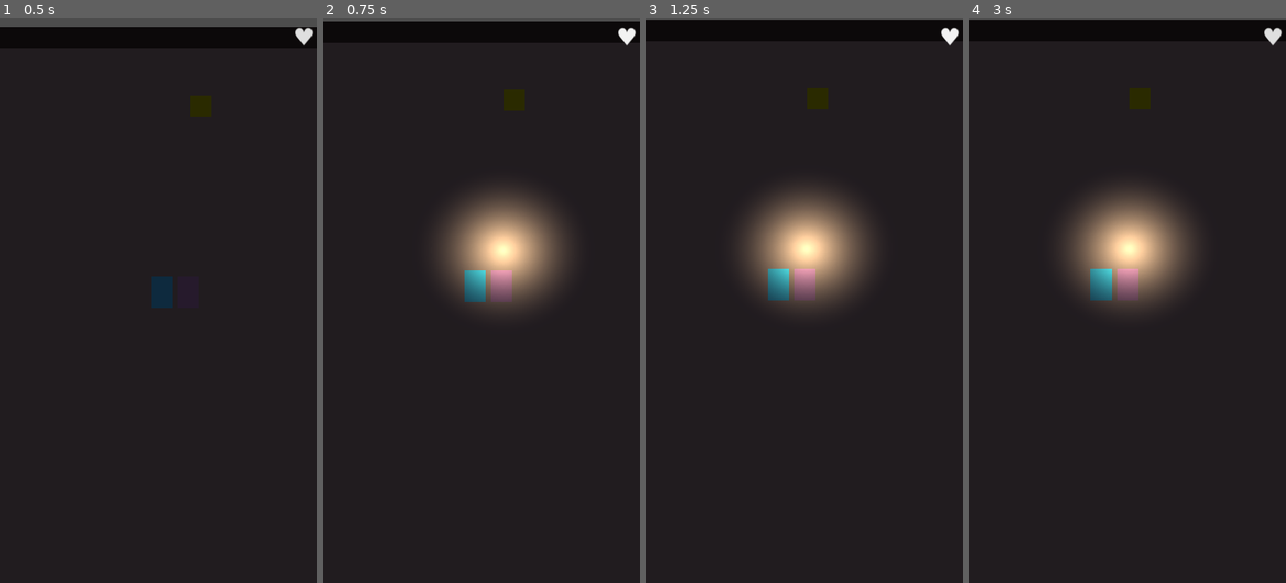
Above: before the commit, frames 1-4 (left to right).
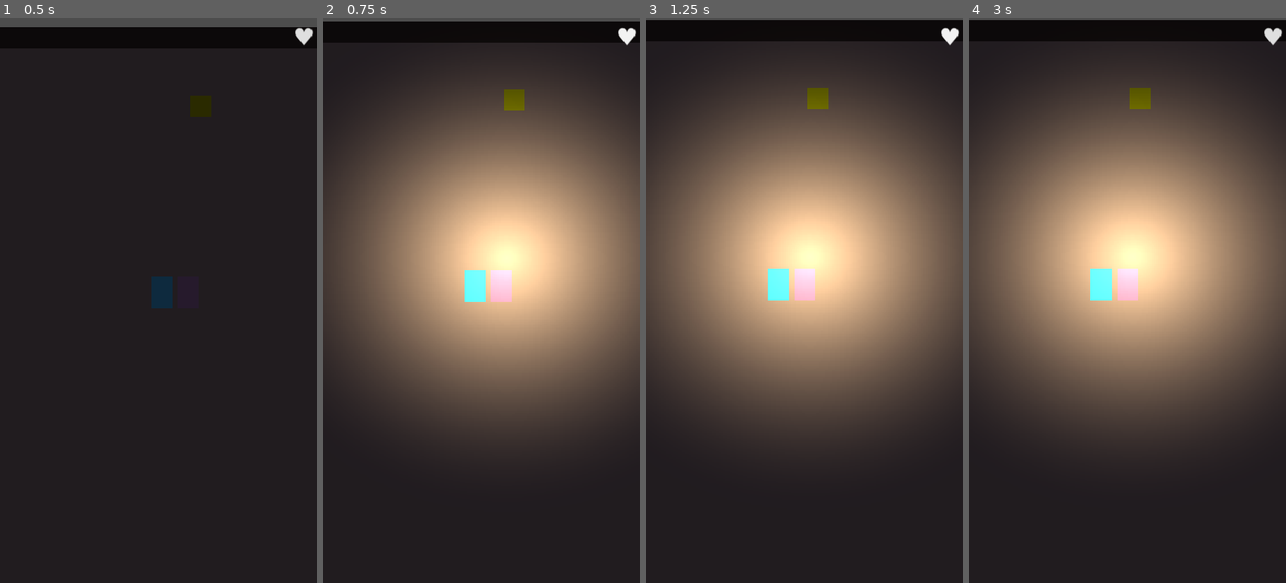
Above: after the commit, the same moments.

Repository: nicky-nix/the-pieces-of-us--together
Game: Godot game, scene res://scenes/main.tscn
Same seed, same stepped clock (60 frames per second), same inputs: the game is played once before the commit and once after it.
Inputs (mouse positions are in pixels of both pictures, inside the frame that each line leads up to):
- Up to frame 1 (0.5 s): no input
- Up to frame 2 (0.75 s): click "♥" at 0.5 s
- Up to frame 3 (1.25 s): no input
- Up to frame 4 (3 s): click "♥" at 1.25 s; click "♥" at 2 s; move the mouse to (1140, 97) at 2.77 s; click (1140, 97) at 2.92 s

Frame 1 is identical in both runs. In frame 2, 56% of the frame differs, in the area x 0-100%, y 10-75%; in frame 3, 57%; in frame 4, 57%.

Commit message:
Reapply "complete room designs, puzzles, and end-to-end playtest"
This reverts commit ae01dcb91c26f867f3d4470602ac1fe30d9e5e92.

Diff:
--- a/scenes/crate.tscn
+++ b/scenes/crate.tscn
@@ -5,7 +5,7 @@
 [sub_resource type="RectangleShape2D" id="RectangleShape2D_8hhd1"]
 size = Vector2(32, 32)
 
-[node name="Crate" type="CharacterBody2D" unique_id=97980513]
+[node name="Crate" type="CharacterBody2D" unique_id=97980513 groups=["crate"]]
 script = ExtResource("1_b66cd")
 
 [node name="CollisionShape2D" type="CollisionShape2D" parent="." unique_id=1458974163]
--- a/scenes/her.tscn
+++ b/scenes/her.tscn
@@ -8,8 +8,6 @@
 height = 40.0
 
 [node name="Her" type="CharacterBody2D" unique_id=837006307 groups=["player"]]
-collision_layer = 8
-collision_mask = 17
 script = ExtResource("1_y8ilm")
 
 [node name="Sprite" type="ColorRect" parent="." unique_id=1874769045]
@@ -32,3 +30,4 @@
 range_z_min = -4096
 range_z_max = 4096
 texture = ExtResource("2_lwl7x")
+texture_scale = 3.0
--- a/scenes/key.tscn
+++ b/scenes/key.tscn
@@ -6,8 +6,6 @@
 size = Vector2(24, 24)
 
 [node name="Key" type="Area2D" unique_id=28582528]
-collision_layer = 16
-collision_mask = 0
 script = ExtResource("1_yk2u2")
 
 [node name="CollisionShape2D" type="CollisionShape2D" parent="." unique_id=1537449156]
--- a/scenes/player.tscn
+++ b/scenes/player.tscn
@@ -7,8 +7,6 @@
 height = 40.0
 
 [node name="Player" type="CharacterBody2D" unique_id=837006307 groups=["player"]]
-collision_layer = 2
-collision_mask = 25
 script = ExtResource("1_3vyb7")
 
 [node name="Sprite" type="ColorRect" parent="." unique_id=1874769045]
@@ -22,3 +20,12 @@
 shape = SubResource("CapsuleShape2D_u8vuu")
 
 [node name="NavigationAgent2D" type="NavigationAgent2D" parent="." unique_id=86853928]
+
+[node name="PushArrow" type="Label" parent="." unique_id=1651537786]
+visible = false
+offset_left = -11.0
+offset_top = -84.0
+offset_right = 29.0
+offset_bottom = -50.0
+theme_override_font_sizes/font_size = 24
+text = "→"
--- a/scenes/pressure_switch.tscn
+++ b/scenes/pressure_switch.tscn
@@ -6,7 +6,6 @@
 size = Vector2(32, 32)
 
 [node name="PressureSwitch" type="Area2D" unique_id=867929733]
-collision_layer = 16
 script = ExtResource("1_juj5l")
 
 [node name="CollisionShape2D" type="CollisionShape2D" parent="." unique_id=807258584]
--- a/scenes/room_1.tscn
+++ b/scenes/room_1.tscn
@@ -21,9 +21,9 @@
 sources/1 = SubResource("TileSetAtlasSource_8oql1")
 
 [sub_resource type="NavigationPolygon" id="NavigationPolygon_xhekj"]
-vertices = PackedVector2Array(622, 876, -125.97656, 876, -124.02344, 19, 622, 19)
-polygons = Array[PackedInt32Array]([PackedInt32Array(0, 1, 2, 3)])
-outlines = Array[PackedVector2Array]([PackedVector2Array(-134, 9, 632, 9, 632, 886, -136, 886)])
+vertices = PackedVector2Array(-19.671875, 897.14844, -59.429688, 897.8203, -58.273438, 876, -18.960938, 876, -125.97656, 876, -124.02344, 19, 622, 19, 622, 876)
+polygons = Array[PackedInt32Array]([PackedInt32Array(0, 1, 2, 3), PackedInt32Array(2, 4, 5, 6), PackedInt32Array(3, 2, 6), PackedInt32Array(6, 7, 3)])
+outlines = Array[PackedVector2Array]([PackedVector2Array(-134, 9, 632, 9, 632, 886, -9.290802, 885.99976, -10, 907, -70, 908, -68.81714, 885.99994, -136, 886)])
 
 [sub_resource type="RectangleShape2D" id="RectangleShape2D_irjyx"]
 size = Vector2(60, 20)
@@ -39,8 +39,6 @@
 navigation_polygon = SubResource("NavigationPolygon_xhekj")
 
 [node name="ExitDoor" type="Area2D" parent="." unique_id=791718495]
-collision_layer = 16
-collision_mask = 0
 script = ExtResource("3_8oql1")
 
 [node name="CollisionShape2D" type="CollisionShape2D" parent="ExitDoor" unique_id=1341363070]
--- a/scenes/room_2.tscn
+++ b/scenes/room_2.tscn
@@ -28,7 +28,7 @@
 [sub_resource type="RectangleShape2D" id="RectangleShape2D_irjyx"]
 size = Vector2(60, 20)
 
-[node name="Room1" type="Node2D" unique_id=3083982]
+[node name="Room2" type="Node2D" unique_id=3083982]
 y_sort_enabled = true
 
 [node name="TileMapLayer" type="TileMapLayer" parent="." unique_id=1598035094]
@@ -41,8 +41,6 @@
 [node name="ExitDoor" type="Area2D" parent="." unique_id=791718495]
 visibility_layer = 2
 position = Vector2(1480, -1536)
-collision_layer = 16
-collision_mask = 0
 script = ExtResource("3_lsxps")
 metadata/_edit_group_ = true
 
--- a/scenes/room_3.tscn
+++ b/scenes/room_3.tscn
@@ -28,7 +28,7 @@
 [sub_resource type="RectangleShape2D" id="RectangleShape2D_irjyx"]
 size = Vector2(60, 20)
 
-[node name="Room1" type="Node2D" unique_id=3083982]
+[node name="Room3" type="Node2D" unique_id=3083982]
 y_sort_enabled = true
 
 [node name="TileMapLayer" type="TileMapLayer" parent="." unique_id=1598035094]
@@ -39,8 +39,6 @@
 navigation_polygon = SubResource("NavigationPolygon_xhekj")
 
 [node name="ExitDoor" type="Area2D" parent="." unique_id=791718495]
-collision_layer = 16
-collision_mask = 0
 script = ExtResource("3_6w2ej")
 
 [node name="CollisionShape2D" type="CollisionShape2D" parent="ExitDoor" unique_id=1341363070]
--- a/scenes/room_4.tscn
+++ b/scenes/room_4.tscn
@@ -26,7 +26,7 @@
 polygons = Array[PackedInt32Array]([PackedInt32Array(0, 1, 2, 3)])
 outlines = Array[PackedVector2Array]([PackedVector2Array(-134, 9, 632, 9, 632, 886, -136, 886)])
 
-[node name="Room1" type="Node2D" unique_id=3083982]
+[node name="Room4" type="Node2D" unique_id=3083982]
 y_sort_enabled = true
 
 [node name="TileMapLayer" type="TileMapLayer" parent="." unique_id=1598035094]
--- a/scenes/room_5.tscn
+++ b/scenes/room_5.tscn
@@ -24,14 +24,14 @@
 sources/1 = SubResource("TileSetAtlasSource_8oql1")
 
 [sub_resource type="NavigationPolygon" id="NavigationPolygon_xhekj"]
-vertices = PackedVector2Array(622, 876, -125.97656, 876, -124.02344, 19, 622, 19)
-polygons = Array[PackedInt32Array]([PackedInt32Array(0, 1, 2, 3)])
-outlines = Array[PackedVector2Array]([PackedVector2Array(-134, 9, 632, 9, 632, 886, -136, 886)])
+vertices = PackedVector2Array(199.92188, 876, -125.97656, 876, -124.02344, 19, 622, 19, 622, 876, 241.21875, 876, 240.32031, 903.8281, 199.96875, 903.15625)
+polygons = Array[PackedInt32Array]([PackedInt32Array(0, 1, 2, 3), PackedInt32Array(3, 4, 5), PackedInt32Array(0, 3, 5), PackedInt32Array(0, 5, 6, 7)])
+outlines = Array[PackedVector2Array]([PackedVector2Array(-134, 9, 632, 9, 632, 886, 250.90216, 886.0001, 250, 914, 190, 913, 189.939, 886.00006, -136, 886)])
 
 [sub_resource type="RectangleShape2D" id="RectangleShape2D_irjyx"]
 size = Vector2(60, 20)
 
-[node name="Room1" type="Node2D" unique_id=3083982]
+[node name="Room5" type="Node2D" unique_id=3083982]
 y_sort_enabled = true
 script = ExtResource("1_1bs8n")
 
@@ -43,9 +43,7 @@
 navigation_polygon = SubResource("NavigationPolygon_xhekj")
 
 [node name="ExitDoor" type="Area2D" parent="." unique_id=791718495]
-position = Vector2(260, 5)
-collision_layer = 16
-collision_mask = 0
+position = Vector2(257, 4)
 script = ExtResource("3_sn1g8")
 metadata/_edit_group_ = true
 
--- a/scripts/crate.gd
+++ b/scripts/crate.gd
@@ -1,19 +1,40 @@
 extends CharacterBody2D
 
-const PUSH_SPEED = 90.0
-const FRICTION = 0.85
+const FRICTION = 0.91      # was 0.80 — higher = slides further
+const MIN_SPEED = 3.0        # unchanged
+
+var is_being_pushed = false
+var push_timer = 0.0
+
+func _ready():
+	# Wait one frame for the scene to be fully loaded
+	await get_tree().physics_frame
+	# Find Her and add her as a collision exception
+	var main = get_tree().get_root().get_node_or_null("Main")
+	if main:
+		var her = main.get_node_or_null("Her")
+		if her:
+			add_collision_exception_with(her)
+			print("Crate ignoring Her")
 
 func _physics_process(delta):
-	# Apply friction every frame so crate slows to a stop
+	# Reduce push timer each frame
+	if push_timer > 0:
+		push_timer -= delta
+		is_being_pushed = true
+	else:
+		is_being_pushed = false
+
+	# Apply friction
 	velocity = velocity * FRICTION
 
-	# Stop completely when moving very slowly
-	if velocity.length() < 2.0:
+	# Hard stop when slow enough — this prevents sticking
+	if velocity.length() < MIN_SPEED:
 		velocity = Vector2.ZERO
 
 	move_and_slide()
 
 func push(direction: Vector2):
-	# Only accept a new push if crate is nearly stopped
-	# This prevents sticking — player pushes once, crate slides away
-	velocity = direction.normalized() * PUSH_SPEED
+	if velocity.length() < 10.0:
+		velocity = direction.normalized() * 220.0  # was 150 — stronger push
+		push_timer = 0.1
--- a/scripts/exit_door.gd
+++ b/scripts/exit_door.gd
@@ -2,11 +2,16 @@
 
 signal exit_reached
 
+var triggered = false
+
 func _ready():
 	body_entered.connect(_on_body_entered)
-	print("ExitDoor ready — monitoring bodies")
+	monitoring = true
+	monitorable = true
+	print("ExitDoor ready — triggered state: ", triggered)
 
 func _on_body_entered(body):
-	print("Something entered ExitDoor: ", body.name, " groups: ", body.get_groups())
-	if body.is_in_group("player"):
+	print("ExitDoor hit by: ", body.name, " | triggered: ", triggered, " | groups: ", body.get_groups())
+	if body.is_in_group("player") and not triggered:
+		triggered = true
 		emit_signal("exit_reached")
--- a/scripts/her.gd
+++ b/scripts/her.gd
@@ -3,12 +3,12 @@
 const SPEED = 120.0
 
 @onready var agent = $NavigationAgent2D
-@onready var light = $PointLight2D  # ADD THIS LINE
+@onready var light = $PointLight2D
 
 func _ready():
 	await get_tree().physics_frame
 	await get_tree().physics_frame
-	light.visible = false  # ADD THIS — light off at start
+	light.visible = false
 
 func _input(event):
 	if not GameManager.active_player == "her":
@@ -21,13 +21,12 @@
 		agent.target_position = world_pos
 
 func _physics_process(delta):
-	# Light follows active player state every frame
-	light.visible = (GameManager.active_player == "her")  # ADD THIS LINE
-
+	light.visible = (GameManager.active_player == "her")
 	if not GameManager.active_player == "her":
 		velocity = Vector2.ZERO
 		return
 	if agent.is_navigation_finished():
+		velocity = Vector2.ZERO
 		return
 	var next = agent.get_next_path_position()
 	var dir = (next - global_position).normalized()
--- a/scripts/key.gd
+++ b/scripts/key.gd
@@ -1,14 +1,15 @@
 extends Area2D
-
-signal key_collected
 
 var player_nearby = false
 
 func _ready():
 	body_entered.connect(_on_body_entered)
 	body_exited.connect(_on_body_exited)
+	monitoring = true
+	monitorable = true
 
 func _on_body_entered(body):
+	print("Key: body entered — ", body.name)
 	if body.is_in_group("player"):
 		player_nearby = true
 		$PromptLabel.visible = true
@@ -19,10 +20,10 @@
 		$PromptLabel.visible = false
 
 func _input(event):
-	if event is InputEventScreenTouch and not event.pressed:
+	if event is InputEventMouseButton and event.button_index == MOUSE_BUTTON_LEFT and not event.pressed:
 		if player_nearby:
 			collect()
-	if event is InputEventMouseButton and event.button_index == MOUSE_BUTTON_LEFT and not event.pressed:
+	if event is InputEventScreenTouch and not event.pressed:
 		if player_nearby:
 			collect()
 
--- a/scripts/locked_door.gd
+++ b/scripts/locked_door.gd
@@ -1,32 +1,33 @@
 extends StaticBody2D
 
-var player_nearby = false
 var is_open = false
 
 func _ready():
 	$UnlockZone.body_entered.connect(_on_body_entered)
-	$UnlockZone.body_exited.connect(_on_body_exited)
+	$UnlockZone.monitoring = true
+	$UnlockZone.monitorable = true
 
 func _on_body_entered(body):
-	if body.is_in_group("player") and not is_open:
-		player_nearby = true
-		_check_unlock()
+	if not body.is_in_group("player"):
+		return
 
-func _on_body_exited(body):
-	if body.is_in_group("player"):
-		player_nearby = false
+	if not is_open:
+		# First visit — check for key
+		if GameManager.has_key:
+			_unlock()
+		else:
+			# No key — show locked message
+			$Label.text = "🔒 Need a key"
+	else:
+		# Door already unlocked — go to next room
+		print("Player entered unlocked door — loading next room")
+		RoomManager.go_to_next_room()
 
-func _check_unlock():
-	if GameManager.has_key and not is_open:
-		is_open = true
-		open_door()
-
-func open_door():
-	# Hide the visual door
+func _unlock():
+	is_open = true
+	# Remove the physical block
 	$CollisionShape2D.set_deferred("disabled", true)
-	$ColorRect.visible = false
-	$Label.visible = false
-	print("Door unlocked — loading next room")
-	# Wait one frame then go to next room
-	await get_tree().process_frame
-	RoomManager.go_to_next_room()
+	# Change visuals to show unlocked
+	$ColorRect.color = Color("#22AA55")  # turns green
+	$Label.text = "✦ Unlocked!"
+	print("Door unlocked!")
--- a/scripts/player.gd
+++ b/scripts/player.gd
@@ -3,13 +3,20 @@
 const SPEED = 120.0
 
 @onready var agent = $NavigationAgent2D
+@onready var push_arrow = $PushArrow
+
+var current_crate = null
+var touching_crate = false
 
 func _ready():
 	await get_tree().physics_frame
 	await get_tree().physics_frame
+	push_arrow.visible = false
 
 func _input(event):
 	if not GameManager.active_player == "you":
+		return
+	if touching_crate:
 		return
 	if event is InputEventMouseButton and event.button_index == MOUSE_BUTTON_LEFT and not event.pressed:
 		var world_pos = get_global_mouse_position()
@@ -21,21 +28,41 @@
 func _physics_process(delta):
 	if not GameManager.active_player == "you":
 		velocity = Vector2.ZERO
+		push_arrow.visible = false
+		touching_crate = false
 		return
+
+	touching_crate = false
+	current_crate = null
+
 	if agent.is_navigation_finished():
 		velocity = Vector2.ZERO
+		push_arrow.visible = false
 		return
+
 	var next = agent.get_next_path_position()
 	var dir = (next - global_position).normalized()
 	velocity = dir * SPEED
 	move_and_slide()
 
-	# Push crate — only fire once per collision, not every frame
 	for i in get_slide_collision_count():
-		var collision = get_slide_collision(i)
-		var collider = collision.get_collider()
-		if collider != null and collider.is_in_group("crate"):
-			var push_dir = (collider.global_position - global_position).normalized()
-			# Only push if crate is nearly stopped (prevents sticking)
-			if collider.velocity.length() < 5.0:
-				collider.push(push_dir)
+		var col = get_slide_collision(i)
+		if col == null:
+			continue
+		var body = col.get_collider()
+		if body == null:
+			continue
+		if body.is_in_group("crate"):
+			touching_crate = true
+			current_crate = body
+			velocity = Vector2.ZERO
+			agent.target_position = global_position
+			var push_dir = (body.global_position - global_position).normalized()
+			push_arrow.visible = true
+			push_arrow.rotation = push_dir.angle()
+			if body.velocity.length() < 10.0:
+				body.push(push_dir)
+			break
+
+	if not touching_crate:
+		push_arrow.visible = false
--- a/scripts/pressure_switch.gd
+++ b/scripts/pressure_switch.gd
@@ -7,15 +7,22 @@
 func _ready():
 	body_entered.connect(_on_body_entered)
 	body_exited.connect(_on_body_exited)
+	monitoring = true
+	monitorable = true
 
 func _on_body_entered(body):
+	print("Pressure switch: body entered — ", body.name, " groups: ", body.get_groups())
 	if body.is_in_group("crate") and not is_pressed:
 		is_pressed = true
-		$SwitchSprite.color = Color("#00FF00")  # turns green when activated
+		# Turn green
+		$SwitchSprite.color = Color("#00FF00")
 		print("Switch activated!")
 		emit_signal("switch_activated")
 
 func _on_body_exited(body):
 	if body.is_in_group("crate"):
-		is_pressed = false
-		$SwitchSprite.color = Color("#555555")  # turns grey again
+		# Only deactivate if crate fully leaves
+		await get_tree().physics_frame
+		if not has_overlapping_bodies():
+			is_pressed = false
+			$SwitchSprite.color = Color("#555555")
--- a/scripts/room_5.gd
+++ b/scripts/room_5.gd
@@ -1,12 +1,23 @@
 extends Node2D
 
+var exit_unlocked = false
+
 func _ready():
-	# Lock the exit until switch is activated
-	$ExitDoor/CollisionShape2D.disabled = true
-	$PressureSwitch.switch_activated.connect(_on_switch_activated)
+	# Lock the exit at start
+	var exit = $ExitDoor
+	exit.monitoring = false
+
+	# Connect switch
+	var switch = $PressureSwitch
+	if switch:
+		switch.switch_activated.connect(_on_switch_activated)
 
 func _on_switch_activated():
-	print("Exit unlocked!")
-	$ExitDoor/CollisionShape2D.disabled = false
-	# Make exit visible so player knows it opened
+	if exit_unlocked:
+		return
+	exit_unlocked = true
+	print("Exit unlocked by switch!")
+	# Turn exit door green so player knows it opened
 	$ExitDoor/ColorRect.color = Color("#00FF00")
+	# Now allow the exit to detect players
+	$ExitDoor.monitoring = true
--- a/scripts/room_manager.gd
+++ b/scripts/room_manager.gd
@@ -12,55 +12,94 @@
 var current_room_index = 0
 var current_room_instance = null
 var room_container: Node = null
+var is_transitioning = false
 
 func start_run():
 	rooms.shuffle()
 	current_room_index = 0
+	is_transitioning = false
 	load_room(current_room_index)
 
 func go_to_next_room():
+	# Prevent double triggering
+	if is_transitioning:
+		return
+	is_transitioning = true
+	print("=== Going to next room ===")
+	_do_transition()
+
+func _do_transition():
 	var main = get_tree().get_root().get_node_or_null("Main")
 	if main == null:
+		print("ERROR: Main not found")
 		return
+
 	var fade_rect = main.get_node_or_null("HUD/FadeRect")
 	if fade_rect == null:
+		print("ERROR: FadeRect not found")
 		return
 
-	# Reset any room-specific state
-	GameManager.reset_room_state()
-
+	# Fade out
 	var tween_out = main.create_tween()
 	tween_out.tween_property(fade_rect, "color:a", 1.0, 0.4)
 	await tween_out.finished
 
+	# Next room
 	current_room_index += 1
 	if current_room_index >= rooms.size():
 		print("Run complete!")
 		var tween_in = main.create_tween()
 		tween_in.tween_property(fade_rect, "color:a", 0.0, 0.4)
+		is_transitioning = false
 		return
 
 	await load_room(current_room_index)
 
+	# Move players to start
 	main.get_node("Player").global_position = Vector2(240, 400)
 	main.get_node("Her").global_position = Vector2(280, 400)
 
+	# Fade in
 	var tween_in = main.create_tween()
 	tween_in.tween_property(fade_rect, "color:a", 0.0, 0.4)
 	await tween_in.finished
+	is_transitioning = false
 
 func load_room(index):
+	# Free old room
 	if current_room_instance != null:
 		current_room_instance.queue_free()
 		await current_room_instance.tree_exited
 
+	# Load new room
 	var room_scene = load(rooms[index])
 	current_room_instance = room_scene.instantiate()
 	room_container.add_child(current_room_instance)
+	print("Room loaded: ", rooms[index])
 
-	var exit = current_room_instance.get_node_or_null("ExitDoor")
+	# Find and connect ExitDoor
+	_connect_exit(current_room_instance)
+
+func _connect_exit(room):
+	# Search for ExitDoor anywhere in the room tree
+	var exit = _find_node(room, "ExitDoor")
 	if exit == null:
-		print("ERROR: ExitDoor not found in room — check node is named exactly ExitDoor")
+		print("WARNING: No ExitDoor found in room")
+		return
+	if exit.exit_reached.is_connected(go_to_next_room):
 		return
 	exit.exit_reached.connect(go_to_next_room)
-	print("Room loaded: ", rooms[index])
+	print("ExitDoor connected in: ", room.name)
+
+func _find_node(node: Node, target_name: String) -> Node:
+	if node == null:
+		return null
+	if node.name == target_name:
+		return node
+	for child in node.get_children():
+		if child == null:
+			continue
+		var result = _find_node(child, target_name)
+		if result != null:
+			return result
+	return null
